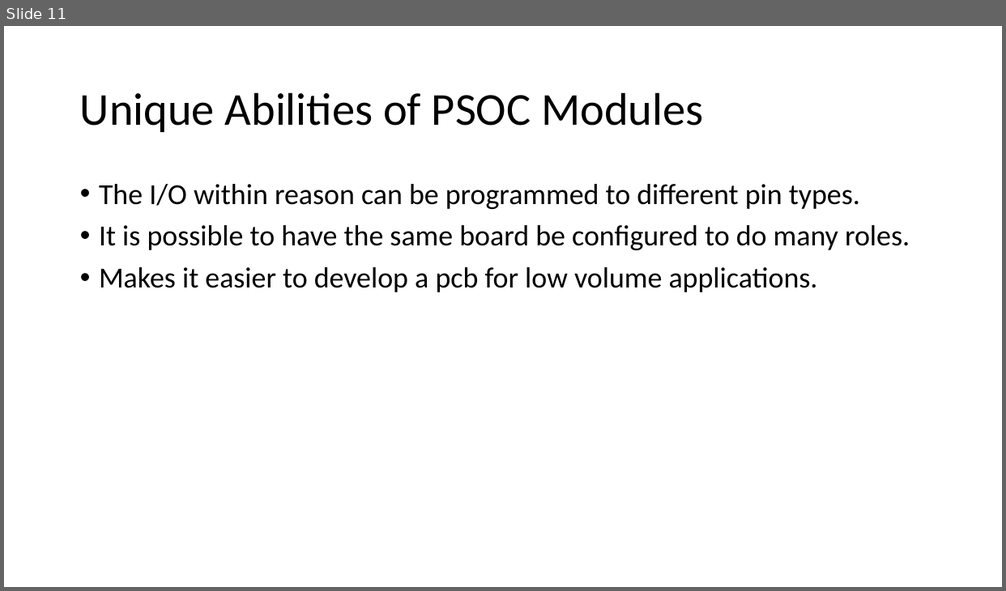
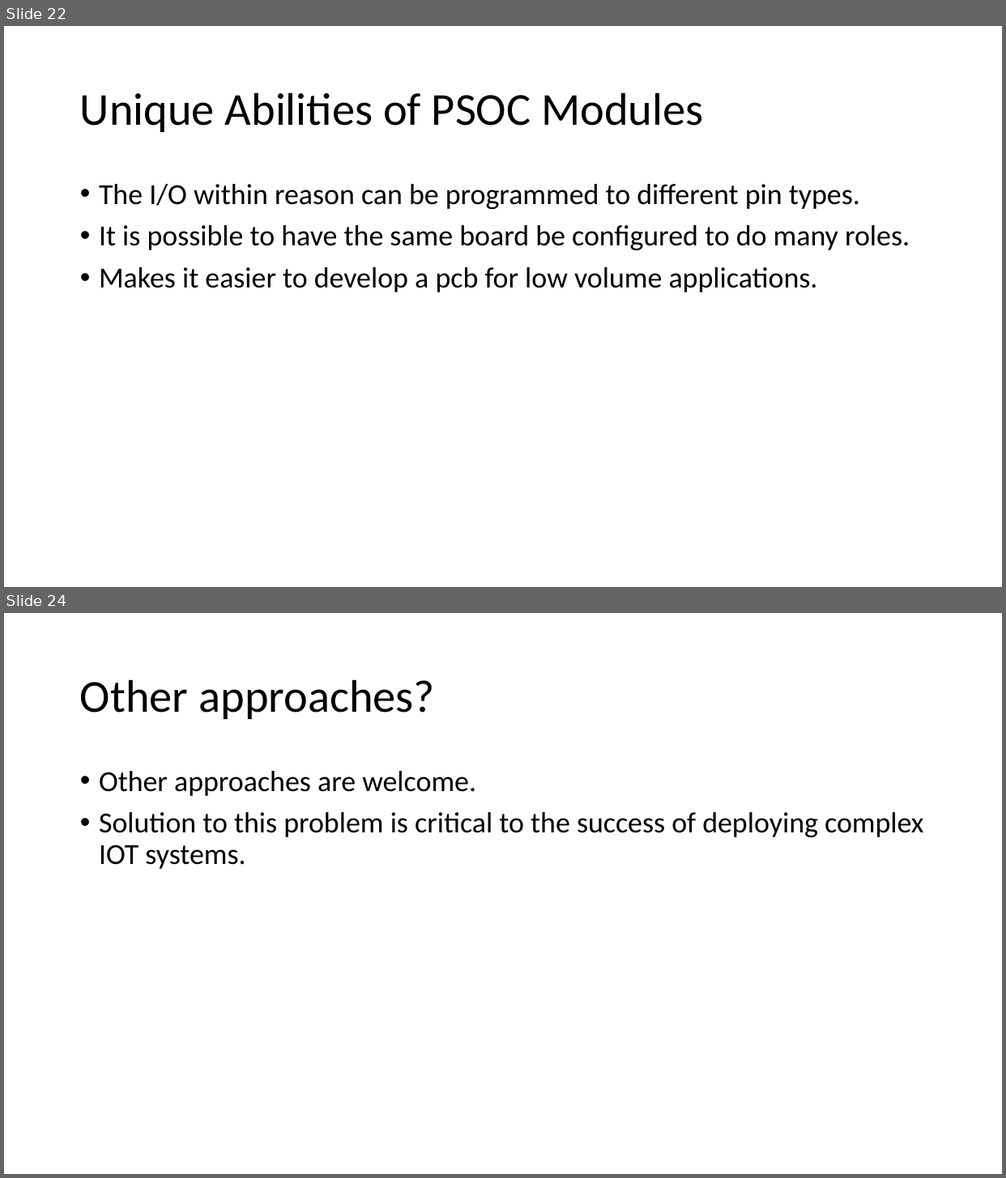
Before and after one commit to NanoDataCenter/nano_data_center, a slide deck: presentations/session_1/Embedded Track #1.pptx. Shown one above the other, each under a label of ours: slide 11 before the commit, slides 22 and 24 after it; the slides between them are not shown. The pictures are 1006x591 and 1006x1178 pixels, drawn with LibreOffice and Linux fonts; fonts in the diff are those of the drawing. Boxes give left, top, right and bottom in pixels: in the first picture for what was removed or moved away, otherwise in the second. Text is boxed around its words. In the diff, an @@ line names an element or a change of style, - is before the commit and + after.

```diff
--- a/presentations/session_1/Embedded Track #1.pptx
+++ b/presentations/session_1/Embedded Track #1.pptx
@@ slide 24 added at [4, 613, 1002, 1174], background #FFFFFF @@
@@ title added at [80, 679, 435, 719], 44 pt, text #000000 @@
+Other approaches?
@@ text added at [99, 771, 923, 869], 28 pt, text #000000 @@
+• Other approaches are welcome.
+• Solution to this problem is critical to the success of deploying complex IOT systems.
@@ what was slide 11 is now slide 22 @@
```
Also in this commit, not shown: 4 slides changed, 12 other slides added, 1 slide removed.
